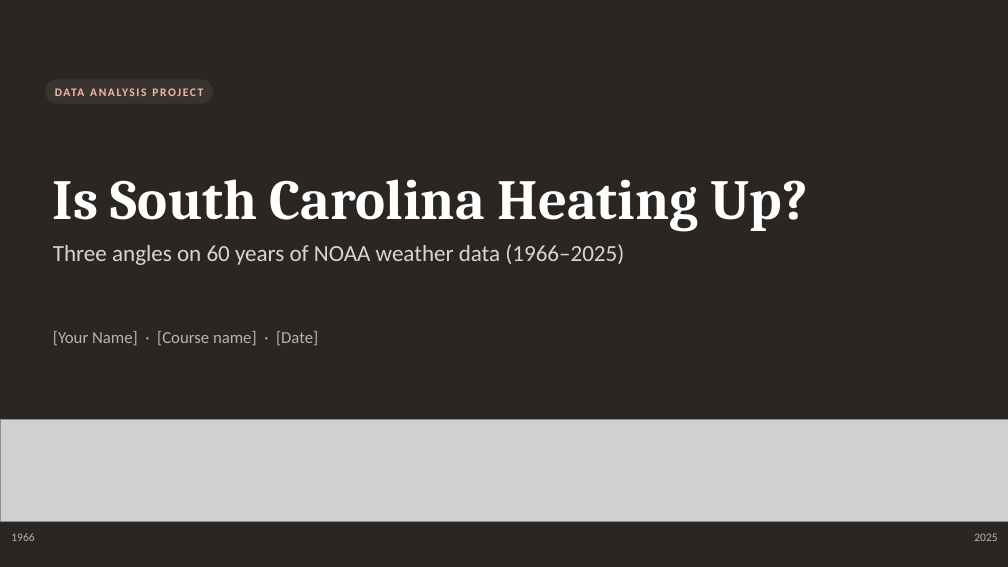
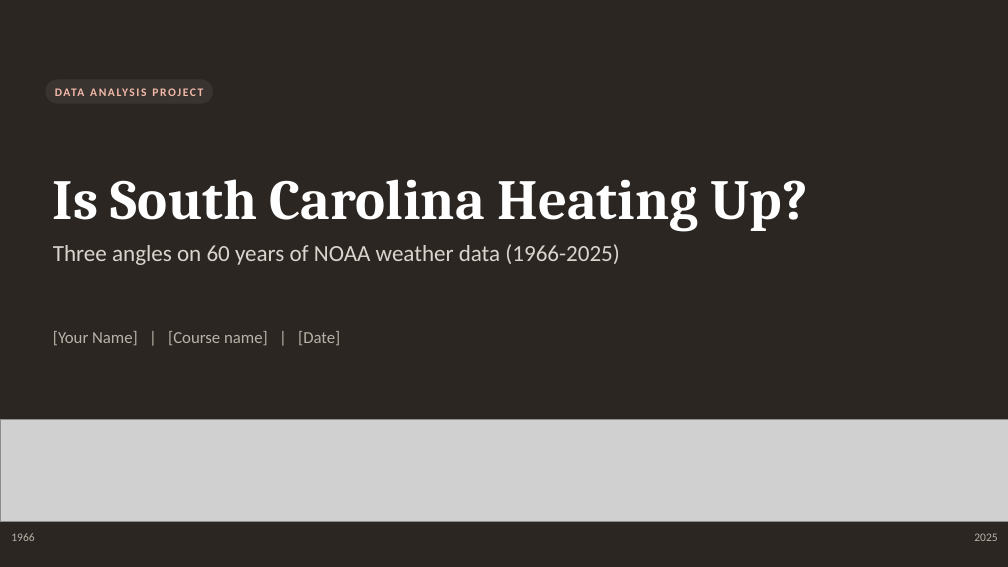
Before and after one commit to GITGUD360/P1-data-analysis-and-visualization, a slide deck: slide 1 of presentation/SC_Climate_Presentation.pptx. Drawn at 1008x567 pixels with LibreOffice and Linux fonts; fonts in the diff are those of the drawing; grey boxes stand for pictures. Boxes give left, top, right and bottom in pixels: in the first picture for what was removed or moved away, otherwise in the second. Text is boxed around its words. In the diff, an @@ line names an element or a change of style, - is before the commit and + after.

```diff
--- a/presentation/SC_Climate_Presentation.pptx
+++ b/presentation/SC_Climate_Presentation.pptx
@@ text at [53, 244, 619, 265]: text changed @@
-Three angles on 60 years of NOAA weather data (1966–2025)
+Three angles on 60 years of NOAA weather data (1966-2025)
@@ text at [53, 331, 340, 345]: text changed @@
-[Your Name] · [Course name] · [Date]
+[Your Name] | [Course name] | [Date]
```
Also in this commit, not shown: 15 other slides changed, 23 other files.
